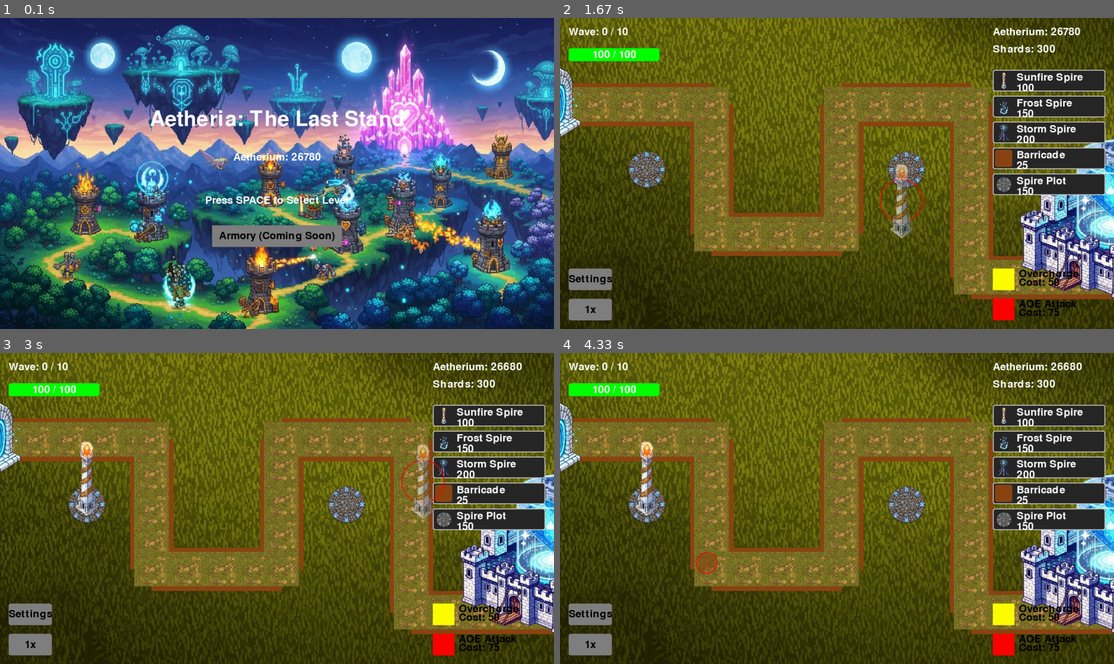
Above: before the commit, frames 1-4 (two rows, left to right).
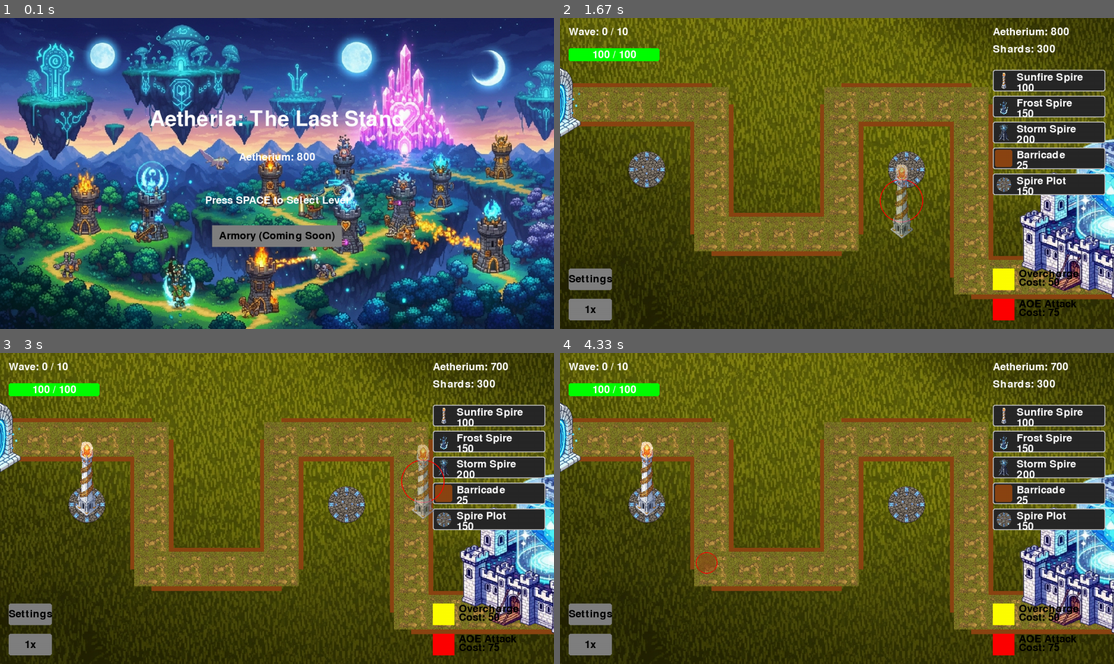
Above: after the commit, the same moments.

Repository: 6rzan/Aetheria_The-Last-Stand.pygame
Game: pygame game, started from main.py
The game is run twice, just before and just after one commit, with the same random seed, the same clock (stepped at 60 frames per second) and the same inputs.
Inputs (mouse positions are in pixels of both pictures, inside the frame that each line leads up to):
- Up to frame 1 (0.1 s): no input
- Up to frame 2 (1.67 s): tap Space at 0.33 s; click "Level 1 (Easy)" at 0.72 s; click "Sunfire Spire" at 1.05 s; click (903, 201) at 1.38 s
- Up to frame 3 (3 s): click (77, 499) at 1.72 s; click "Sunfire Spire" at 2.55 s; click (421, 480) at 2.88 s
- Up to frame 4 (4.33 s): click (1008, 502) at 3.22 s; click (953, 452) at 3.55 s; click (670, 402) at 3.88 s; click (704, 561) at 4.22 s

The runs differ from the first frame. In frame 1, 0.2% of the frame differs, in the area x 42-58%, y 43-46%; in frame 2, less than 0.1%; in frame 3, 0.1%; in frame 4, 0.1%.

Commit message:
added Sfx and fixed currency issues

Diff:
--- a/assets.py
+++ b/assets.py
@@ -15,8 +15,8 @@
 
 # --- DIRECTORY PATHS ---
 IMAGES_DIR = os.path.join(ASSETS_DIR, 'images')
-SOUNDS_DIR = os.path.join(ASSETS_DIR, 'sounds')
-MUSIC_DIR = os.path.join(ASSETS_DIR, 'music')
+SOUNDS_DIR = os.path.join(ASSETS_DIR, 'Sfx')
+MUSIC_DIR = os.path.join(ASSETS_DIR, 'Sfx')
 FONTS_DIR = os.path.join(ASSETS_DIR, 'fonts')
 UI_DIR = os.path.join(IMAGES_DIR, 'ui')
 
@@ -37,6 +37,7 @@
 ENEMY_SHADOW_CRAWLER = os.path.join(IMAGES_DIR, 'enemy_shadow_crawler.png')
 ENEMY_SHADOW_FLYER = os.path.join(IMAGES_DIR, 'enemy_shadow_flyer.png')
 ENEMY_SHIELDING_SENTINEL = os.path.join(IMAGES_DIR, 'enemy_shielding_sentinel.png')
+ENEMY_SHIELDING_SENTINEL_NO_SHIELD = os.path.join(IMAGES_DIR, 'enemy_shielding_sentinel_no_shield.png')
 ENEMY_CHRONO_WARPER = os.path.join(IMAGES_DIR, 'enemy_chrono_warper.png')
 ENEMY_SABOTEUR = os.path.join(IMAGES_DIR, 'enemy_saboteur.png')
 ENEMY_HEALER = os.path.join(IMAGES_DIR, 'enemy_healer.png')
@@ -68,7 +69,7 @@
 
 # --- MUSIC ---
 MUSIC_MAIN_MENU = os.path.join(MUSIC_DIR, 'music_main_menu.mp3')
-MUSIC_LEVEL_1 = os.path.join(MUSIC_DIR, 'music_level_1.mp3')
+MUSIC_LEVEL_GENERIC = os.path.join(MUSIC_DIR, 'Game_music.wav')
 
 # --- FONTS ---
 FONT_PRIMARY = os.path.join(FONTS_DIR, 'primary_font.ttf')
--- a/enemies.py
+++ b/enemies.py
@@ -21,14 +21,10 @@
         self.slow_timer = 0
         self.last_hit_by = None
         self.attack_timer = 0
-        # self.hit_sound = pygame.mixer.Sound(assets.SFX_ENEMY_HIT)
-        self.hit_sound = None
-        # self.death_sound = pygame.mixer.Sound(assets.SFX_ENEMY_DEATH)
-        self.death_sound = None
 
-    def take_damage(self, amount, tower):
-        if self.hit_sound:
-            self.hit_sound.play()
+    def take_damage(self, amount, tower, hit_sound=None):
+        if hit_sound:
+            hit_sound.play()
         self.health -= amount
         self.last_hit_by = tower
 
@@ -72,12 +68,9 @@
                 self.path_index += 1
             self.rect.center = self.pos
         else:
-            # pygame.mixer.Sound('assets/heartcrystal_crack.wav').play()
             self.kill() # Reached the end of the path
 
     def kill(self):
-        if self.death_sound:
-            self.death_sound.play()
         super().kill()
 
 class ShadowCrawler(Enemy):
@@ -99,24 +92,30 @@
 class ShieldingSentinel(Enemy):
     def __init__(self, path):
         super().__init__(SHIELDING_SENTINEL_HEALTH, SHIELDING_SENTINEL_SPEED, SHIELDING_SENTINEL_VALUE, path)
-        self.image = pygame.transform.scale(pygame.image.load(assets.ENEMY_SHIELDING_SENTINEL).convert_alpha(), SHIELDING_SENTINEL_SIZE)
-        self.original_color = DARK_BLUE # For shield effect
-        self.original_image = self.image.copy()
+        self.image_shielded = pygame.transform.scale(pygame.image.load(assets.ENEMY_SHIELDING_SENTINEL).convert_alpha(), SHIELDING_SENTINEL_SIZE)
+        self.image_no_shield = pygame.transform.scale(pygame.image.load(assets.ENEMY_SHIELDING_SENTINEL_NO_SHIELD).convert_alpha(), SHIELDING_SENTINEL_SIZE)
+        self.original_image = self.image_shielded.copy()
+        self.image = self.image_shielded.copy()
         self.rect = self.image.get_rect(center=self.pos)
         self.shield = SHIELDING_SENTINEL_SHIELD
         self.max_shield = SHIELDING_SENTINEL_SHIELD
         self.shield_cooldown = 0
 
-    def take_damage(self, amount, tower):
+    def take_damage(self, amount, tower, hit_sound=None):
+        if hit_sound:
+            hit_sound.play()
         self.shield_cooldown = SHIELDING_SENTINEL_COOLDOWN
         if self.shield > 0:
             damage_to_shield = min(self.shield, amount)
             self.shield -= damage_to_shield
+            if self.shield <= 0:
+                self.image = self.image_no_shield.copy()
+                self.original_image = self.image_no_shield.copy()
             remaining_damage = amount - damage_to_shield
             if remaining_damage > 0:
-                super().take_damage(remaining_damage, tower)
+                super().take_damage(remaining_damage, tower, hit_sound=None) # Don't play sound twice
         else:
-            super().take_damage(amount, tower)
+            super().take_damage(amount, tower, hit_sound)
 
     def update(self, particles, barricades, all_enemies):
         super().update(particles, barricades, all_enemies)
@@ -124,15 +123,9 @@
             self.shield_cooldown -= 1
         elif self.shield < self.max_shield:
             self.shield += 1 # Regenerate shield slowly
-
-        # Shield visual
-        if self.shield > 0:
-            shield_surface = pygame.Surface((self.rect.width + 6, self.rect.height + 6), pygame.SRCALPHA)
-            pygame.draw.rect(shield_surface, (0, 191, 255, 150), shield_surface.get_rect(), 3, border_radius=5)
-            self.image.blit(shield_surface, (-3, -3))
-        else:
-            # Redraw the base image in case the shield visual was blitted on top
-            self.image.fill(self.original_color)
+            if self.shield > 0:
+                self.image = self.image_shielded.copy()
+                self.original_image = self.image_shielded.copy()
 
 class ChronoWarper(Enemy):
     def __init__(self, path):
--- a/main.py
+++ b/main.py
@@ -50,7 +50,10 @@
         self.is_paused = False
         self.game_speed = 1
         self.music_volume = 1.0
-        self.sfx_volume = 1.0
+        self.sfx_volume = 0.4
+        self.ui_click_sound = None
+        self.enemy_hit_sound = None
+        self.enemy_death_sound = None
         self.setup_level()
         self.wave_took_damage = False
 
@@ -72,8 +75,8 @@
         ]
 
     def run(self):
-        # pygame.mixer.music.load(assets.MUSIC_MAIN_MENU)
-        # pygame.mixer.music.play(-1) # Loop indefinitely
+        pygame.mixer.music.load(assets.MUSIC_MAIN_MENU)
+        pygame.mixer.music.play(-1) # Loop indefinitely
         running = True
         while running:
             for event in pygame.event.get():
@@ -110,7 +113,8 @@
 
             if self.game_state == "playing":
                 if not self.is_paused:
-                    self.update()
+                    for _ in range(self.game_speed):
+                        self.update()
                 self.draw()
                 if self.is_paused:
                     self.draw_pause_menu()
@@ -126,7 +130,7 @@
                 self.draw_settings_menu()
 
             pygame.display.flip()
-            self.clock.tick(FPS * self.game_speed)
+            self.clock.tick(FPS)
 
         pygame.quit()
         sys.exit()
@@ -482,10 +486,12 @@
                 if self.ui_click_sound: self.ui_click_sound.play()
 
         else:
+            # Handle shop tower clicks
             for i, tower_data in enumerate(self.shop_towers):
                 card_rect = pygame.Rect(self.screen.get_width() - panel_width + 10, start_y + i * card_height, panel_width - 20, card_height - 10)
                 if card_rect.collidepoint(pos):
                     self.set_placing_state(tower_data["type"])
+                    if self.ui_click_sound: self.ui_click_sound.play()
                     clicked_ui = True
                     break
 
@@ -541,7 +547,7 @@
                     create_aoe_explosion(map_pos[0], map_pos[1], self.particles)
                     for enemy in list(self.enemies):
                         if math.hypot(map_pos[0] - enemy.rect.centerx, map_pos[1] - enemy.rect.centery) < AOE_ATTACK_RADIUS:
-                            enemy.take_damage(AOE_ATTACK_DAMAGE, None)
+                            enemy.take_damage(AOE_ATTACK_DAMAGE, self.enemy_hit_sound)
                 self.set_placing_state(None)
             elif self.selected_tower:
                 for plot in self.spire_plots:
@@ -589,8 +595,8 @@
                 self.temp_fx_color = GREEN
                 self.temp_currency_fx_timer = 15
                 create_dissolve_effect(enemy.rect.centerx, enemy.rect.centery, self.particles)
-                if enemy.death_sound:
-                    enemy.death_sound.play()
+                if self.enemy_death_sound:
+                    self.enemy_death_sound.play()
                 enemy.kill()
 
     def handle_enemy_abilities(self):
@@ -664,8 +670,8 @@
     def reset_run(self, level_data):
         self.level = Level(level_data["map_data"])
         self.wave_manager = WaveManager(self.level.path)
-        # pygame.mixer.music.load(assets.MUSIC_LEVEL_1)
-        # pygame.mixer.music.play(-1)
+        pygame.mixer.music.load(assets.MUSIC_LEVEL_GENERIC)
+        pygame.mixer.music.play(-1)
         self.heartcrystal_health = 100
         self.volatile_currency = level_data["starting_volatile_currency"]
         self.wave_number = 0
@@ -724,6 +730,11 @@
         self.screen.blit(currency_text, (self.screen.get_width() // 2 - currency_text.get_width() // 2, self.screen.get_height() // 2 - 50))
         self.screen.blit(start_text, (self.screen.get_width() // 2 - start_text.get_width() // 2, self.screen.get_height() // 2 + 50))
 
+        # Ensure main menu music is playing
+        if not pygame.mixer.music.get_busy() or pygame.mixer.music.get_pos() == -1:
+             pygame.mixer.music.load(assets.MUSIC_MAIN_MENU)
+             pygame.mixer.music.play(-1)
+
         # Armory Button (Placeholder)
         armory_button = pygame.Rect(self.screen.get_width() // 2 - 150, self.screen.get_height() // 2 + 120, 300, 50)
         pygame.draw.rect(self.screen, GREY, armory_button)
@@ -757,9 +768,9 @@
         try:
             with open("savegame.json", "r") as f:
                 data = json.load(f)
-                self.meta_currency = data.get("meta_currency", 500)
+                self.meta_currency = 800
         except (FileNotFoundError, json.JSONDecodeError):
-            self.meta_currency = 500 # Default value if no save exists
+            self.meta_currency = 800 # Default value if no save exists
 
     def load_assets(self):
         self.bg_main_menu = pygame.image.load(assets.BG_MAIN_MENU).convert()
@@ -774,8 +785,19 @@
             "plot": pygame.transform.scale(pygame.image.load(assets.TOWER_PLOT).convert_alpha(), PLOT_SIZE),
         }
 
-        # self.ui_click_sound = pygame.mixer.Sound(assets.SFX_UI_CLICK)
-        self.ui_click_sound = None
+        self.ui_click_sound = pygame.mixer.Sound(assets.SFX_UI_CLICK)
+        self.enemy_hit_sound = pygame.mixer.Sound(assets.SFX_ENEMY_HIT)
+        self.enemy_death_sound = pygame.mixer.Sound(assets.SFX_ENEMY_DEATH)
+        self.set_sfx_volume(self.sfx_volume) # Set initial volume
+
+    def set_sfx_volume(self, volume):
+        self.sfx_volume = volume
+        if self.ui_click_sound: self.ui_click_sound.set_volume(volume)
+        if self.enemy_hit_sound: self.enemy_hit_sound.set_volume(volume)
+        if self.enemy_death_sound: self.enemy_death_sound.set_volume(volume)
+        for tower in self.towers:
+            if tower.fire_sound:
+                tower.fire_sound.set_volume(volume)
 
     def toggle_pause(self):
         self.is_paused = not self.is_paused
@@ -847,13 +869,17 @@
 
         if music_up_button.collidepoint(pos):
             self.music_volume = min(1.0, self.music_volume + 0.1)
+            pygame.mixer.music.set_volume(self.music_volume)
         elif music_down_button.collidepoint(pos):
             self.music_volume = max(0.0, self.music_volume - 0.1)
+            pygame.mixer.music.set_volume(self.music_volume)
 
         if sfx_up_button.collidepoint(pos):
             self.sfx_volume = min(1.0, self.sfx_volume + 0.1)
+            self.set_sfx_volume(self.sfx_volume)
         elif sfx_down_button.collidepoint(pos):
             self.sfx_volume = max(0.0, self.sfx_volume - 0.1)
+            self.set_sfx_volume(self.sfx_volume)
 
         # Back Button
         back_button = pygame.Rect(self.screen.get_width() // 2 - BUTTON_WIDTH, SETTINGS_BACK_BUTTON_Y, BUTTON_WIDTH * 2, BUTTON_HEIGHT)
--- a/savegame.json
+++ b/savegame.json
@@ -1,4 +1,4 @@
 {
-    "meta_currency": 26780,
+    "meta_currency": 13580,
     "unlocks": []
 }
--- a/towers.py
+++ b/towers.py
@@ -97,8 +97,7 @@
         # Negative values move it up, positive values move it down.
         self.rect = self.image.get_rect(center=(pos[0], pos[1] + TOWER_Y_OFFSET))
         self.locked_target = None
-        # self.fire_sound = pygame.mixer.Sound(assets.SFX_TOWER_FIRE_SUNFIRE)
-        self.fire_sound = None
+        self.fire_sound = pygame.mixer.Sound(assets.SFX_TOWER_FIRE_SUNFIRE)
 
     def update(self, enemies, projectiles, particles, screen, damage_multiplier=1.0):
         # Sunfire Spire specific update for target locking
@@ -128,7 +127,7 @@
     def attack(self, target, enemies, projectiles, particles, screen, damage_multiplier=1.0):
         if self.fire_sound:
             self.fire_sound.play()
-        target.take_damage(self.damage * damage_multiplier, self)
+        target.take_damage(self.damage * damage_multiplier, self, self.fire_sound)
         create_explosion(target.rect.centerx, target.rect.centery, particles)
         self.vfx_timer = 15 # Longer beam
         self.target = target
@@ -146,8 +145,7 @@
         self.image = pygame.transform.scale(pygame.image.load(assets.TOWER_FROST_SPIRE).convert_alpha(), TOWER_SIZE)
         # ADJUST TOWER PLACEMENT: Modify the 'y' value (pos[1]) to shift the tower up or down.
         self.rect = self.image.get_rect(center=(pos[0], pos[1] + TOWER_Y_OFFSET))
-        # self.fire_sound = pygame.mixer.Sound(assets.SFX_TOWER_FIRE_FROST)
-        self.fire_sound = None
+        self.fire_sound = pygame.mixer.Sound(assets.SFX_TOWER_FIRE_FROST)
 
     def attack(self, target, enemies, projectiles, particles, screen, damage_multiplier=1.0):
         if self.fire_sound:
@@ -182,8 +180,7 @@
         # ADJUST TOWER PLACEMENT: Modify the 'y' value (pos[1]) to shift the tower up or down.
         self.rect = self.image.get_rect(center=(pos[0], pos[1] + TOWER_Y_OFFSET))
         self.targets_hit = []
-        # self.fire_sound = pygame.mixer.Sound(assets.SFX_TOWER_FIRE_STORM)
-        self.fire_sound = None
+        self.fire_sound = pygame.mixer.Sound(assets.SFX_TOWER_FIRE_STORM)
 
     def update(self, enemies, projectiles, particles, screen, damage_multiplier=1.0):
         # VFX update
@@ -202,14 +199,17 @@
         self.vfx_timer = 15 # Lightning duration
         self.targets_hit.clear()
 
-        if self.fire_sound:
-            self.fire_sound.play()
-
-        # Find all targets in range and damage them
+        # Find all targets in range first
         for enemy in list(enemies):
             if enemy.alive() and math.hypot(self.rect.centerx - enemy.rect.centerx, self.rect.centery - enemy.rect.centery) < self.range:
-                enemy.take_damage(self.damage * damage_multiplier, self)
                 self.targets_hit.append(enemy)
+
+        # Only play sound and do damage if there are targets
+        if self.targets_hit:
+            if self.fire_sound:
+                self.fire_sound.play()
+            for enemy in self.targets_hit:
+                enemy.take_damage(self.damage * damage_multiplier, self, self.fire_sound)
                 create_storm_effect(enemy.rect.centerx, enemy.rect.centery, particles)
 
     def draw_vfx(self, surface, offset, overcharge_timer=0):
Not shown, added: assets/Sfx/Game_music.wav
Not shown, added: assets/Sfx/game_over.wav
Not shown, added: assets/Sfx/music_level_1.mp3
Not shown, added: assets/Sfx/music_main_menu.mp3
Not shown, added: assets/Sfx/sfx_enemy_death.wav
Not shown, added: assets/Sfx/sfx_enemy_hit.wav
Not shown, added: assets/Sfx/sfx_tower_fire_frost.wav
Not shown, added: assets/Sfx/sfx_tower_fire_storm.wav
Not shown, added: assets/Sfx/sfx_tower_fire_sunfire.wav
Not shown, added: assets/Sfx/sfx_ui_click.wav
